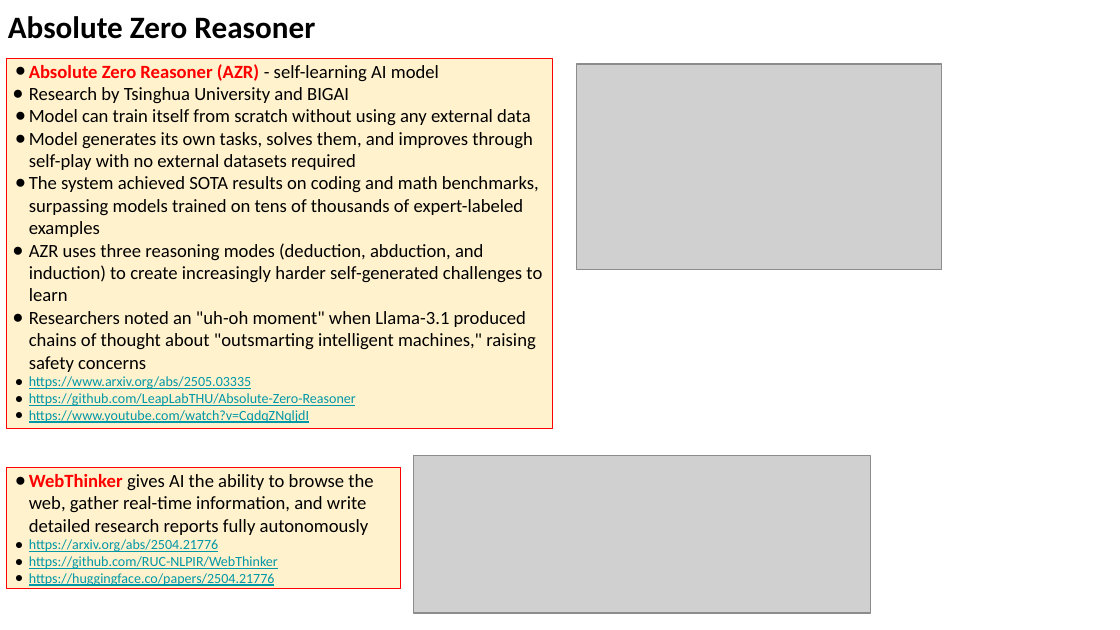
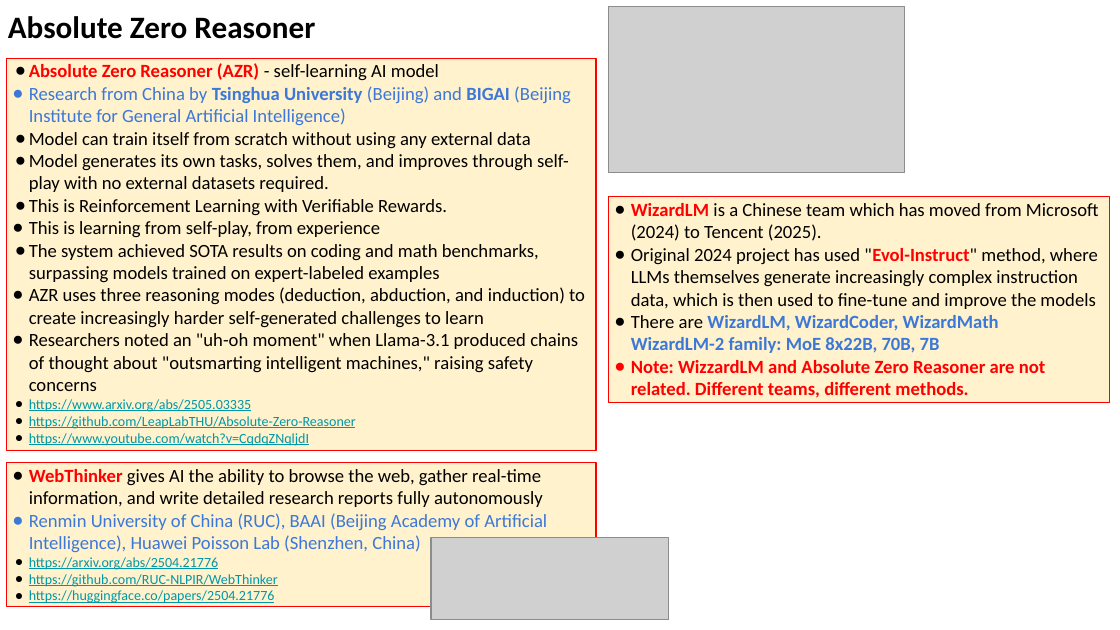
Before and after one commit to lselector/seminar, a slide deck: slide 5 of 2025/2025-05-16-AI-Updates.pptx (slide 4 before the commit). Drawn at 1120x630 pixels with LibreOffice and Linux fonts; fonts in the diff are those of the drawing; grey boxes stand for pictures. Boxes give left, top, right and bottom in pixels: in the first picture for what was removed or moved away, otherwise in the second. Text is boxed around its words. In the diff, an @@ line names an element or a change of style, - is before the commit and + after.

Commit message:
update

```diff
--- a/2025/2025-05-16-AI-Updates.pptx
+++ b/2025/2025-05-16-AI-Updates.pptx
@@ picture added at box(608, 7, 904, 174) @@
@@ rectangle "Absolute Zero Reasoner (AZR) - ...": place and size @@
-rectangle "Absolute Zero Reasoner (AZR) - ..." at box(7, 58, 552, 428)
+rectangle "Absolute Zero Reasoner (AZR) - ..." at box(7, 58, 596, 450)
@@ text in rectangle at box(29, 86, 571, 125): text changed; text colour #000000 to #3C78D8 @@
-● Research by Tsinghua University and BIGAI
+● Research from China by Tsinghua University (Beijing) and BIGAI (Beijing Institute for General Artificial Intelligence)
@@ picture removed at box(577, 64, 942, 269) @@
@@ text in rectangle at box(29, 154, 569, 283): text changed @@
-● Model generates its own tasks, solves them, and improves through self-play with no external datasets required
-● The system achieved SOTA results on coding and math benchmarks, surpassing models trained on tens of thousands of expert-labeled examples
+● Model generates its own tasks, solves them, and improves through self-play with no external datasets required.
+● This is Reinforcement Learning with Verifiable Rewards.
+● This is learning from self-play, from experience
+● The system achieved SOTA results on coding and math benchmarks, surpassing models trained on expert-labeled examples
@@ rectangle added at box(608, 197, 1109, 403), fill #FFF2CC, outline #FF0000 0.75 pt, 12 pt, text #000000 @@
+● WizardLM is a Chinese team which has moved from Microsoft (2024) to Tencent (2025).
+● Original 2024 project has used "Evol-Instruct" method, where LLMs themselves generate increasingly complex instruction data, which is then used to fine-tune and improve the models
+● There are WizardLM, WizardCoder, WizardMath
+  WizardLM-2 family: MoE 8x22B, 70B, 7B
+● Note: WizzardLM and Absolute Zero Reasoner are not related. Different teams, different methods.
@@ rectangle "WebThinker gives AI the ability ...": place and size @@
-rectangle "WebThinker gives AI the ability ..." at box(7, 468, 400, 589)
+rectangle "WebThinker gives AI the ability ..." at box(7, 463, 596, 606)
@@ text in rectangle at box(29, 469, 543, 507): indent changed @@
@@ picture removed at box(413, 456, 870, 614) @@
@@ text in rectangle at box(29, 513, 547, 552): paragraph added @@
+● Renmin University of China (RUC), BAAI (Beijing Academy of Artificial Intelligence), Huawei Poisson Lab (Shenzhen, China)
@@ picture added at box(431, 538, 669, 619) @@
```
Also in this commit, not shown: 4 other slides changed, 2 slides added.
